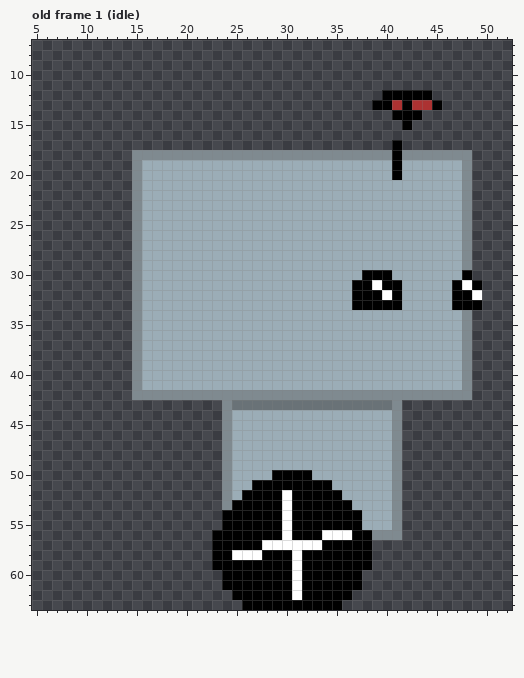
Pixel-art file, stored at assets/player_v2.aseprite. The first picture shows the starting point.
64x64 pixels, 36 frames. Shown: old frame 1 (idle): x 5..52, y 7..63. The commit also changed other frames, which this record leaves out.
After the commit:
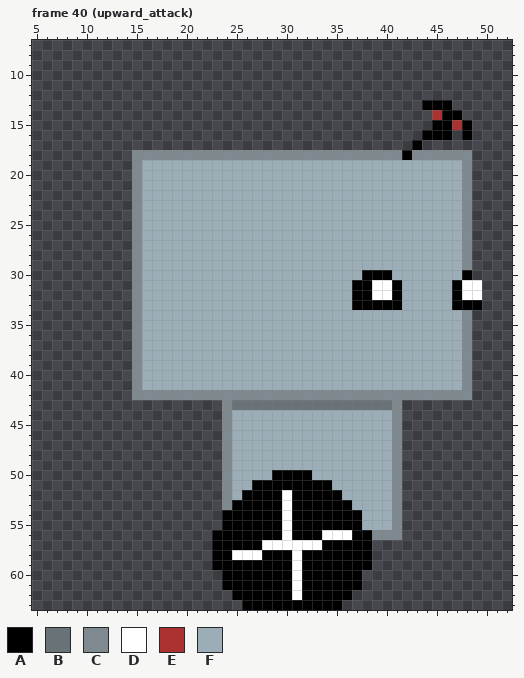
Palette (. is transparent): A #000000  B #697277  C #7f8a90  D #ffffff  E #ac3232  F #9badb7
A new or re-ordered frame is compared with the old frame closest to it.
Commit: Added upward attack to player
From old to new:
frames 36 -> 44
Frame 40 (upward_attack) is new; against old frame 1 (idle), layers "Antennae", "Eyes":
y 12: x 40..44 AAAAA -> .....
y 13: x 39..44 AAEAEE -> .....A; x 46 . -> A
y 14: x 41..43 AAA -> ...; x 45..47 ... -> EAA
y 15: x 42 A -> .; x 45..48 .... -> AAEA
y 16: x 44..46 ... -> AAA; x 48 . -> A
y 17: x 41 A -> .; x 43 . -> A
y 18: x 41..42 AC -> CA
y 19..20: x 41 A -> F
y 31: x 40 A -> D; x 49 A -> D
y 32: x 39 A -> D; x 48 A -> D
